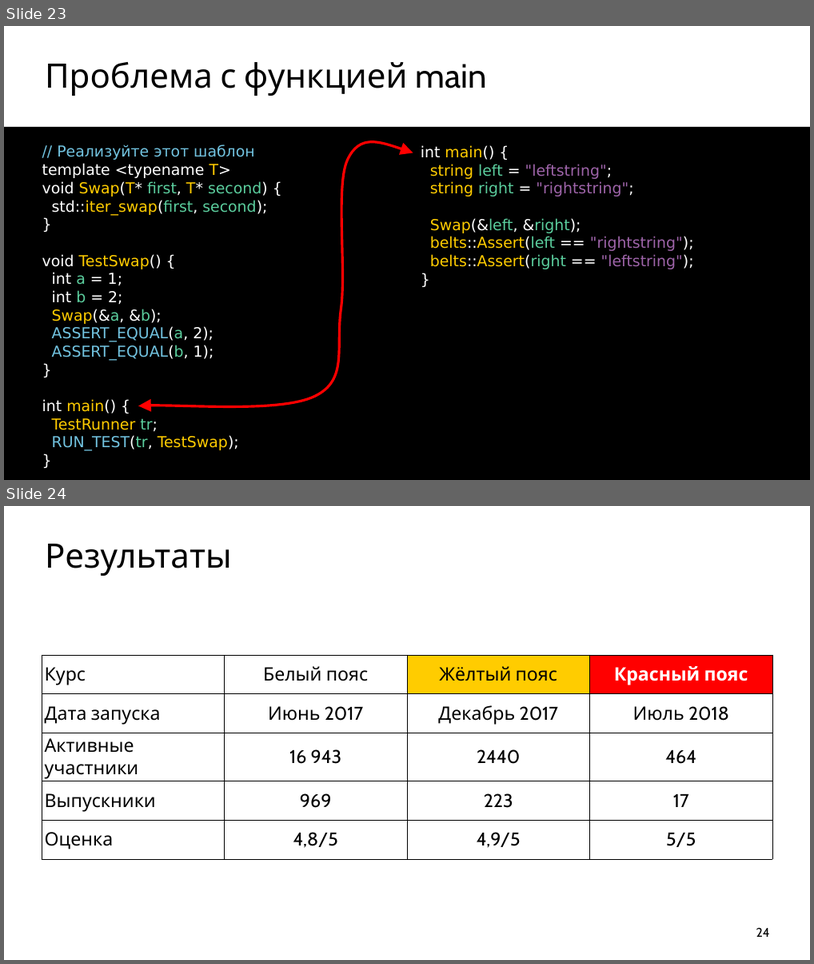
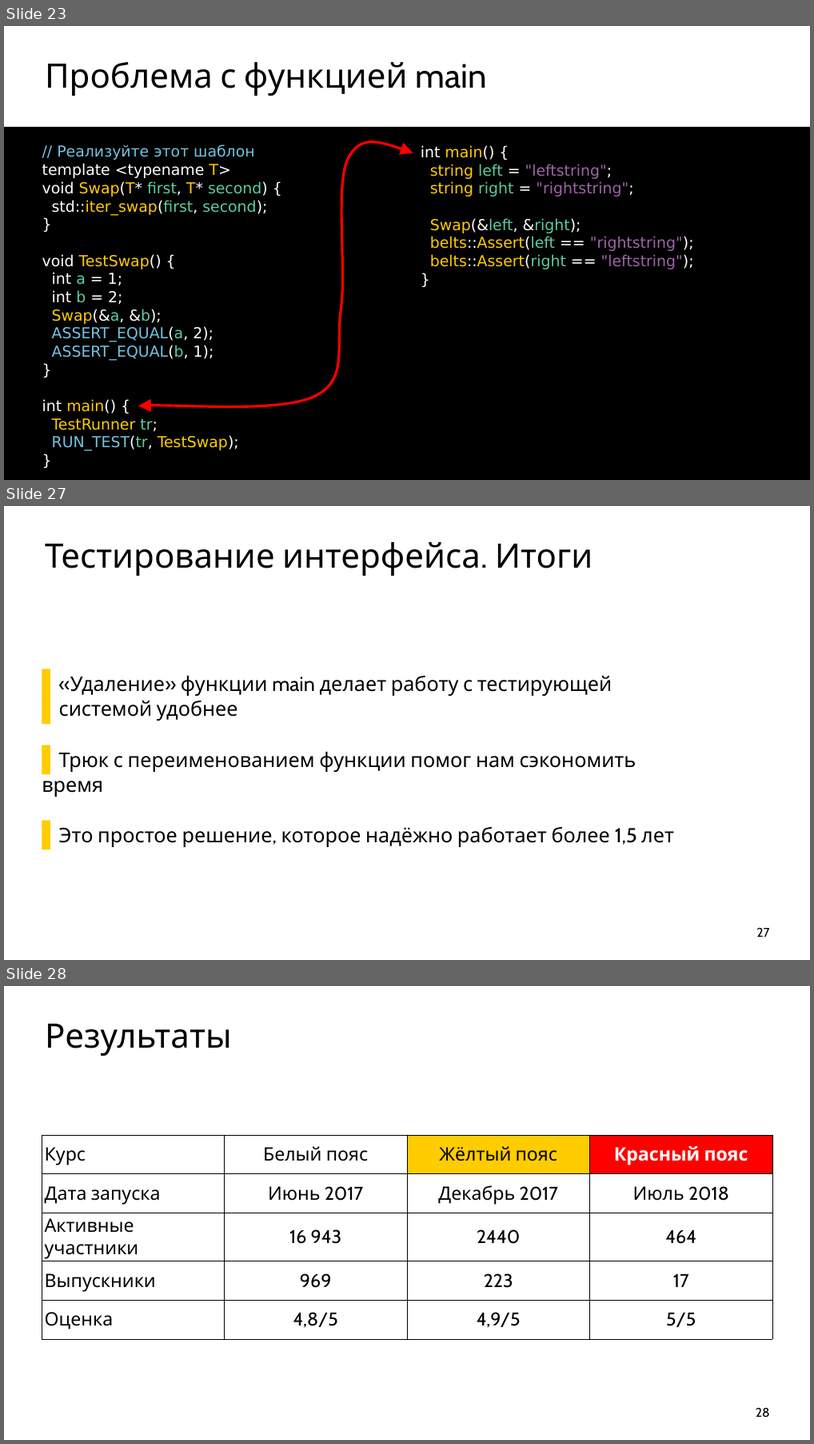
Before and after one commit to ishfb/cpprus18, a slide deck: slides.pptx. Shown one above the other, each under a label of ours: slides 23 and 24 before the commit, slides 23, 27 and 28 after it; the slides between them are not shown. The pictures are 814x964 and 814x1444 pixels, drawn with LibreOffice and Linux fonts; fonts in the diff are those of the drawing. Boxes give left, top, right and bottom in pixels: in the first picture for what was removed or moved away, otherwise in the second. Text is boxed around its words. In the diff, an @@ line names an element or a change of style, - is before the commit and + after.

Commit message:
Сделал слайды про переименование функций

```diff
--- a/slides.pptx
+++ b/slides.pptx
@@ slide 27 added at [4,506,810,960], background #FFFFFF @@
@@ title added at [45,542,593,576], 80 pt, text #000000 @@
+Тестирование интерфейса. Итоги
@@ text added at [42,676,674,847], 48 pt, text #000000 @@
+  ▌ «Удаление» функции main делает работу с тестирующей
+  ▌ системой удобнее
+  ▌ Трюк с переименованием функции помог нам сэкономить время
+  ▌ Это простое решение, которое надёжно работает более 1,5 лет
@@ page number added at [757,927,770,936], 30 pt, text #000000 @@
+27
@@ what was slide 24 is now slide 28 @@
@@ page number at [756,1407,770,1417]: text changed @@
-24
+28
```
Also in this commit, not shown: 2 slides changed, 3 other slides added.
